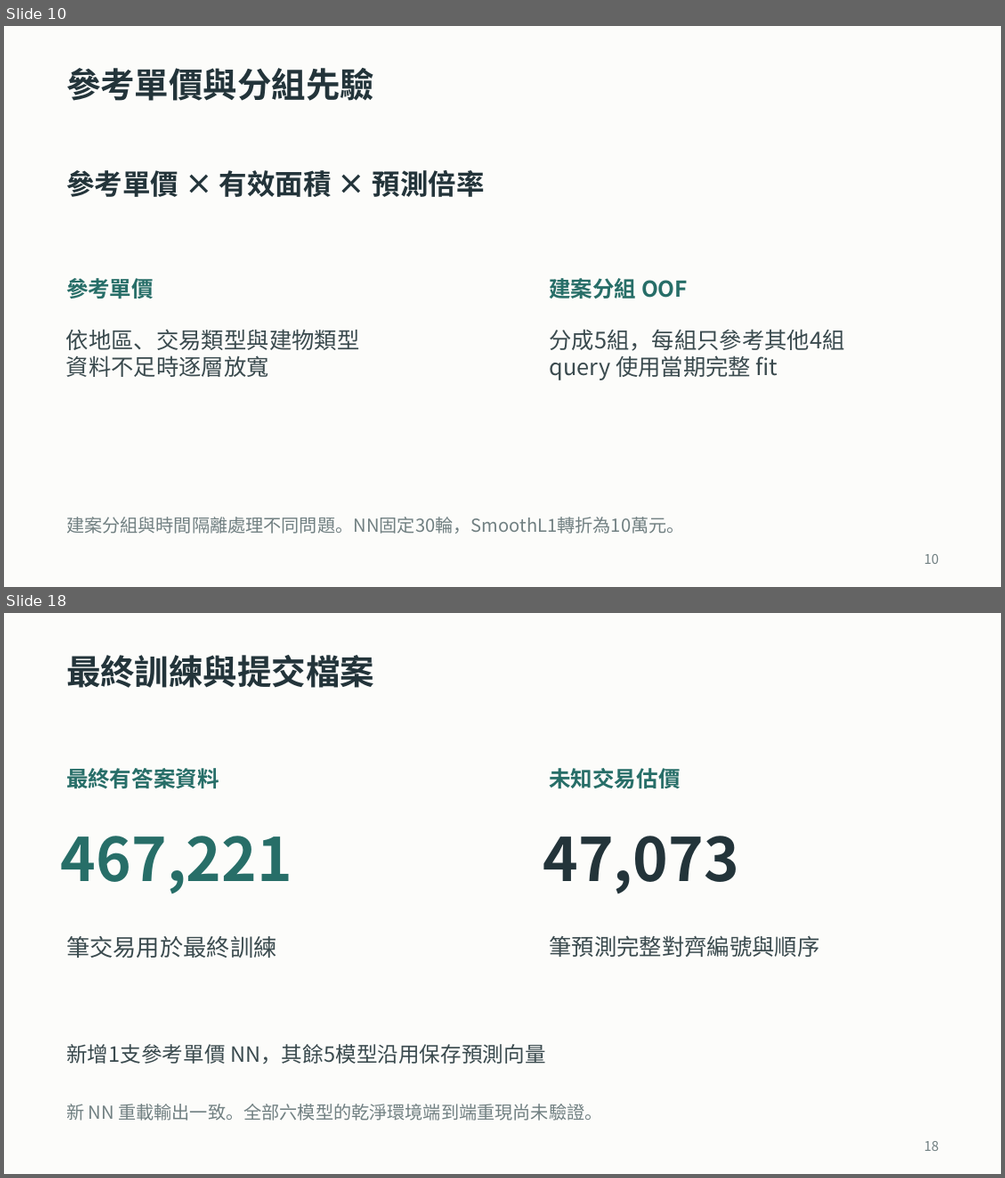
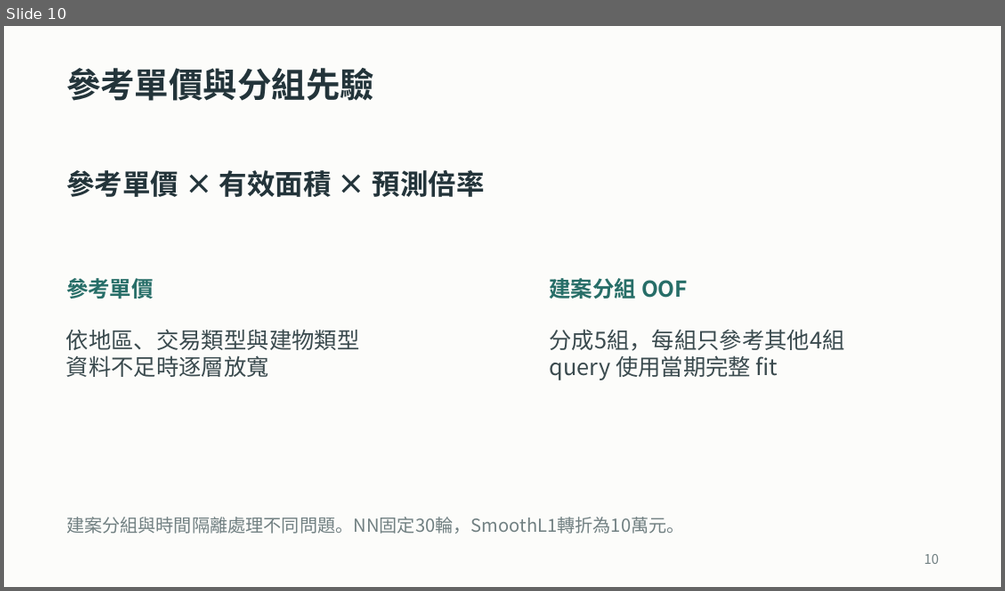
Before and after one commit to ziyi930108/nycu-house-price-regression, a slide deck: teaching/final_presentation/台灣房屋銷售價格預測挑戰賽_上台簡報.pptx. Shown one above the other, each under a label of ours: slides 10 and 18 before the commit, slide 10 after it; the slides between them are not shown. The pictures are 1005x1178 and 1005x591 pixels, drawn with LibreOffice and Linux fonts; fonts in the diff are those of the drawing. Boxes give left, top, right and bottom in pixels: in the first picture for what was removed or moved away, otherwise in the second. Text is boxed around its words. In the diff, an @@ line names an element or a change of style, - is before the commit and + after.

```diff
--- a/teaching/final_presentation/台灣房屋銷售價格預測挑戰賽_上台簡報.pptx
+++ b/teaching/final_presentation/台灣房屋銷售價格預測挑戰賽_上台簡報.pptx
@@ slide 18 removed at (4,613,1001,1174), background #FCFCFA @@
@@ text removed at (66,655,374,688) @@
-最終訓練與提交檔案
@@ text removed at (66,768,219,788) @@
-最終有答案資料
@@ text removed at (549,768,680,789) @@
-未知交易估價
@@ text removed at (61,835,292,893) @@
-467,221
@@ text removed at (542,835,739,893) @@
-47,073
@@ text removed at (66,936,277,957) @@
-筆交易用於最終訓練
@@ text removed at (549,935,819,957) @@
-筆預測完整對齊編號與順序
@@ text removed at (66,1044,546,1063) @@
-新增1支參考單價 NN，其餘5模型沿用保存預測向量
@@ text removed at (66,1103,602,1120) @@
-新 NN 重載輸出一致。全部六模型的乾淨環境端到端重現尚未驗證。
@@ text removed at (924,1141,939,1151) @@
-18
```
Also in this commit, not shown: 6 slides changed, 3 slides added, 8 other slides removed, 25 other files.
